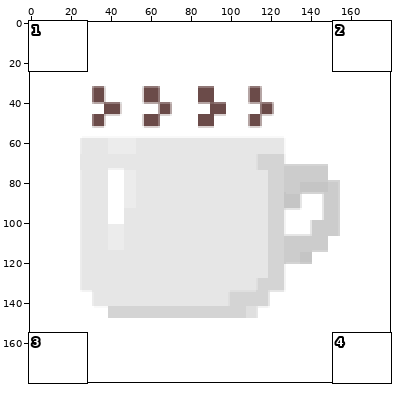
Two states of a sprite sheet, front/dist/static/images/favicons/apple-icon-180x180.png. The picture above shows the old version from afar; the outline marks the close-up.
Close-up. The starting point:
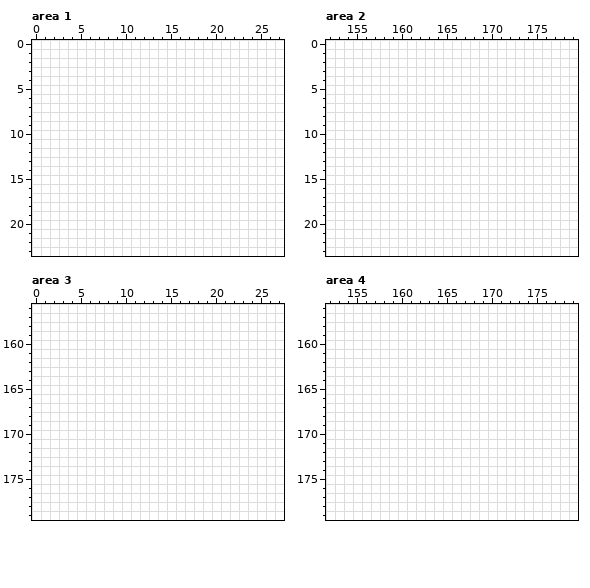
The file is 180x180 pixels. Pixels under 10% opacity are left out. Colours within 5 levels of each other are drawn and written as one. Shown: area 1: x 0..27, y 0..23; area 2: x 152..179, y 0..23; area 3: x 0..27, y 156..179; area 4: x 152..179, y 156..179.
After the commit:
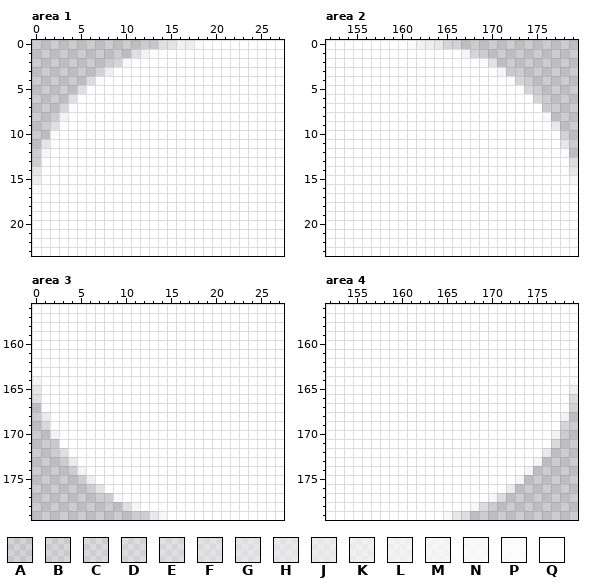
Palette (. is transparent): A #ffffff20  B #ffffff30  C #ffffff40  D #ffffff50  E #ffffff60  F #ffffff70  G #ffffff80  H #ffffff90  J #ffffffa0  K #ffffffb0  L #ffffffc0  M #ffffffd0  N #ffffffe0  P #fffffff0  Q #ffffff
The exact change:
Area 1:
y 0: x 0..18 QQQQQQQQQQQQQQQQQQQ -> .............AEHLLP
y 1: x 0..12 QQQQQQQQQQQQQ -> ...........EM
y 2: x 0..10 QQQQQQQQQQQ -> .........EN
y 3: x 0..8 QQQQQQQQQ -> .......AL
y 4: x 0..7 QQQQQQQQ -> ......DP
y 5: x 0..5 QQQQQQ -> .....E
y 6: x 0..4 QQQQQ -> ....E
y 7: x 0..4 QQQQQ -> ...BP
y 8: x 0..3 QQQQ -> ...M
y 9: x 0..2 QQQ -> ..G
y 10: x 0..2 QQQ -> ..P
y 11: x 0..1 QQ -> .G
y 12: x 0..1 QQ -> .N
y 13: x 0 Q -> C
y 14: x 0 Q -> G
y 15: x 0 Q -> L
y 16: x 0 Q -> P
Area 2:
y 0: x 161..179 QQQQQQQQQQQQQQQQQQQ -> PLLHEA.............
y 1: x 167..179 QQQQQQQQQQQQQ -> ME...........
y 2: x 169..179 QQQQQQQQQQQ -> PF.........
y 3: x 171..179 QQQQQQQQQ -> MB.......
y 4: x 172..179 QQQQQQQQ -> PE......
y 5: x 174..179 QQQQQQ -> E.....
y 6: x 175..179 QQQQQ -> E....
y 7: x 176..179 QQQQ -> B...
y 8: x 176..179 QQQQ -> N...
y 9: x 177..179 QQQ -> H..
y 10: x 178..179 QQ -> A.
y 11: x 178..179 QQ -> J.
y 12: x 178..179 QQ -> P.
y 13: x 179 Q -> D
y 14: x 179 Q -> J
y 15: x 179 Q -> M
Area 3:
y 164: x 0 Q -> M
y 165: x 0 Q -> J
y 166: x 0 Q -> E
y 167: x 0 Q -> .
y 168: x 0..1 QQ -> .K
y 169: x 0..1 QQ -> .C
y 170: x 0..2 QQQ -> ..L
y 171: x 0..2 QQQ -> ..B
y 172: x 0..3 QQQQ -> ...G
y 173: x 0..4 QQQQQ -> ....K
y 174: x 0..5 QQQQQQ -> .....M
y 175: x 0..6 QQQQQQQ -> ......L
y 176: x 0..7 QQQQQQQQ -> .......H
y 177: x 0..9 QQQQQQQQQQ -> ........CN
y 178: x 0..11 QQQQQQQQQQQQ -> ..........EN
y 179: x 0..14 QQQQQQQQQQQQQQQ -> ............CHN
Area 4:
y 164: x 179 Q -> P
y 165: x 179 Q -> K
y 166: x 179 Q -> F
y 167: x 179 Q -> A
y 168: x 178..179 QQ -> L.
y 169: x 178..179 QQ -> E.
y 170: x 177..179 QQQ -> M..
y 171: x 177..179 QQQ -> C..
y 172: x 176..179 QQQQ -> H...
y 173: x 175..179 QQQQQ -> M....
y 174: x 174..179 QQQQQQ -> M.....
y 175: x 173..179 QQQQQQQ -> M......
y 176: x 172..179 QQQQQQQQ -> J.......
y 177: x 170..179 QQQQQQQQQQ -> ND........
y 178: x 168..179 QQQQQQQQQQQQ -> NF..........
y 179: x 165..179 QQQQQQQQQQQQQQQ -> NJD............
Boxes around the changes in both close-ups, in picture pixels (x1, y1, x2, y2):
changed: (32, 40, 203, 193)
changed: (407, 40, 578, 184)
changed: (32, 376, 167, 520)
changed: (443, 376, 578, 520)
